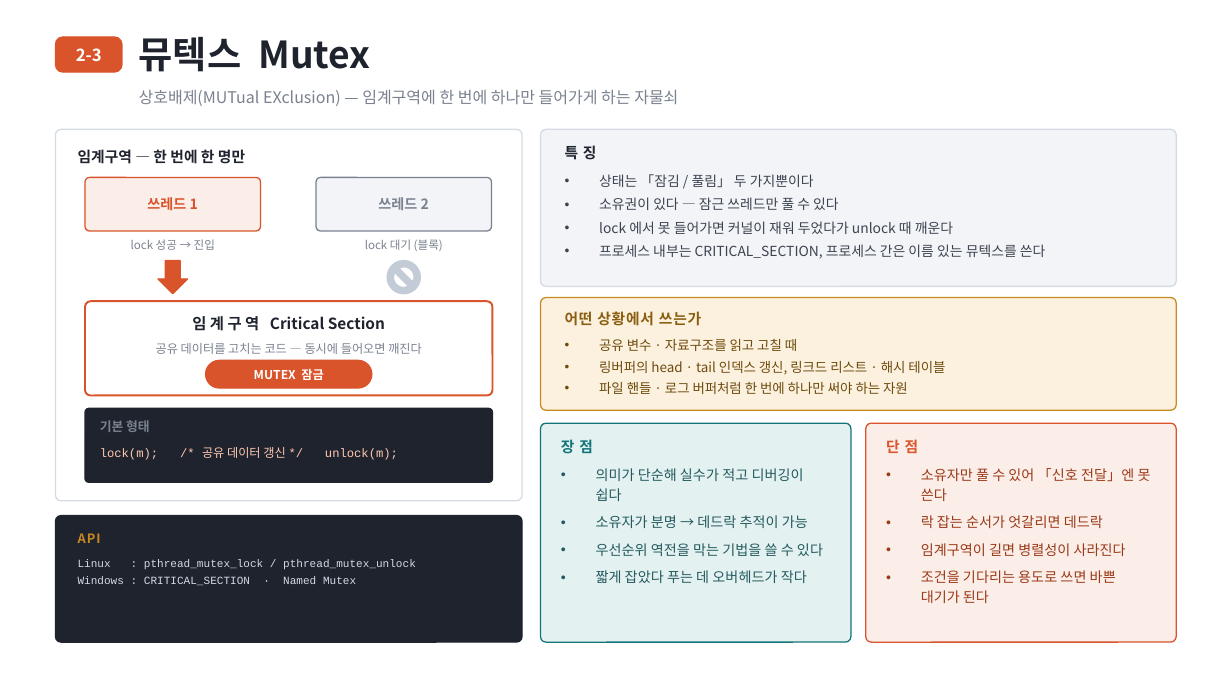
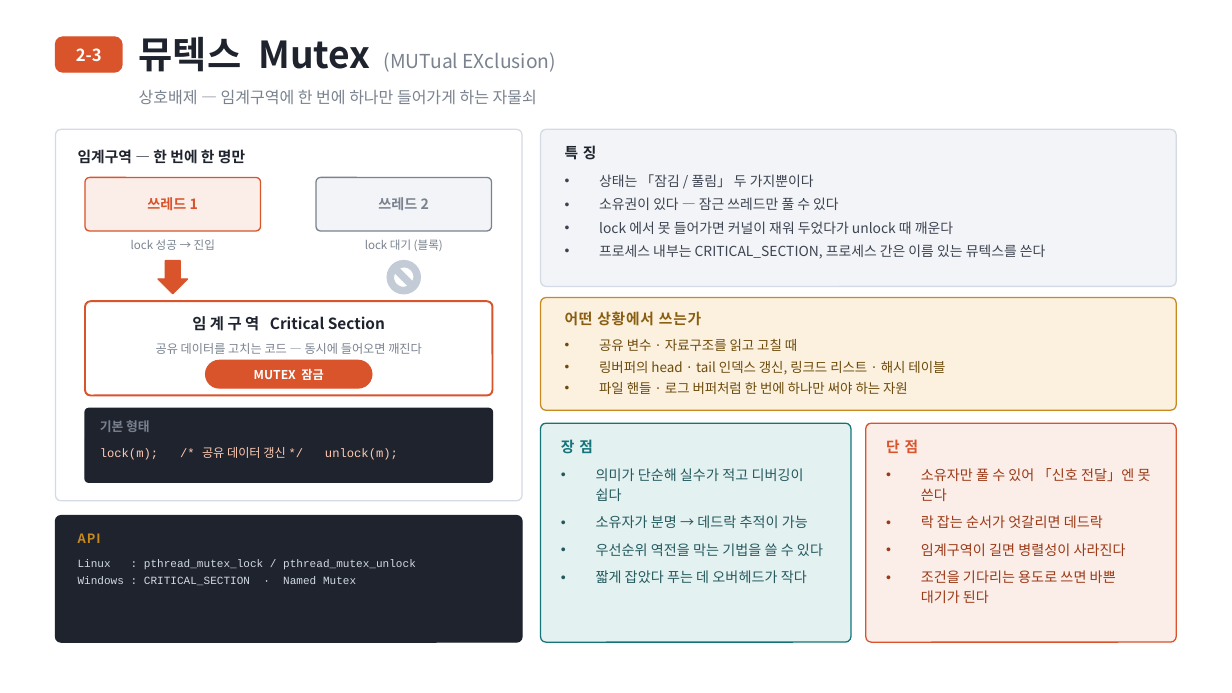
Before and after one commit to harley-hwan/IpcProc, a slide deck: slide 12 of ref/발표자료/IPC_발표자료.pptx. Drawn at 1232x693 pixels with LibreOffice and Linux fonts; fonts in the diff are those of the drawing. Boxes give left, top, right and bottom in pixels: in the first picture for what was removed or moved away, otherwise in the second. Text is boxed around its words. In the diff, an @@ line names an element or a change of style, - is before the commit and + after.

Commit message:
발표자료 영어 약어에 원문 병기
- 뮤텍스 제목에 Mutex (MUTual EXclusion) 표기, 부제 중복 제거
- PID · PC · SP · FIFO · API · POSIX · CPU · DLL · MFC · UI · CRT 원문 괄호 추가
- 2-1 비교표 헤더에 IP 원문(Internet Protocol) 추가
- 약어가 처음 나오거나 개념을 설명하는 슬라이드 한 곳에만 표기
- 발표자료 PDF, 대본합본 PDF(4·7·8·12·13·15·16 쪽) 재출력

```diff
--- a/ref/발표자료/IPC_발표자료.pptx
+++ b/ref/발표자료/IPC_발표자료.pptx
@@ text at (x1=139, y1=37, x2=556, y2=72): text changed; size 29 to 15 pt; text colour #1E232E to #7A828F; bold off @@
-뮤텍스 Mutex
+뮤텍스 Mutex (MUTual EXclusion)
@@ text at (x1=139, y1=90, x2=537, y2=104): text changed @@
-상호배제(MUTual EXclusion) — 임계구역에 한 번에 하나만 들어가게 하는 자물쇠
+상호배제 — 임계구역에 한 번에 하나만 들어가게 하는 자물쇠
```
Also in this commit, not shown: 6 other slides changed, 2 other files.
